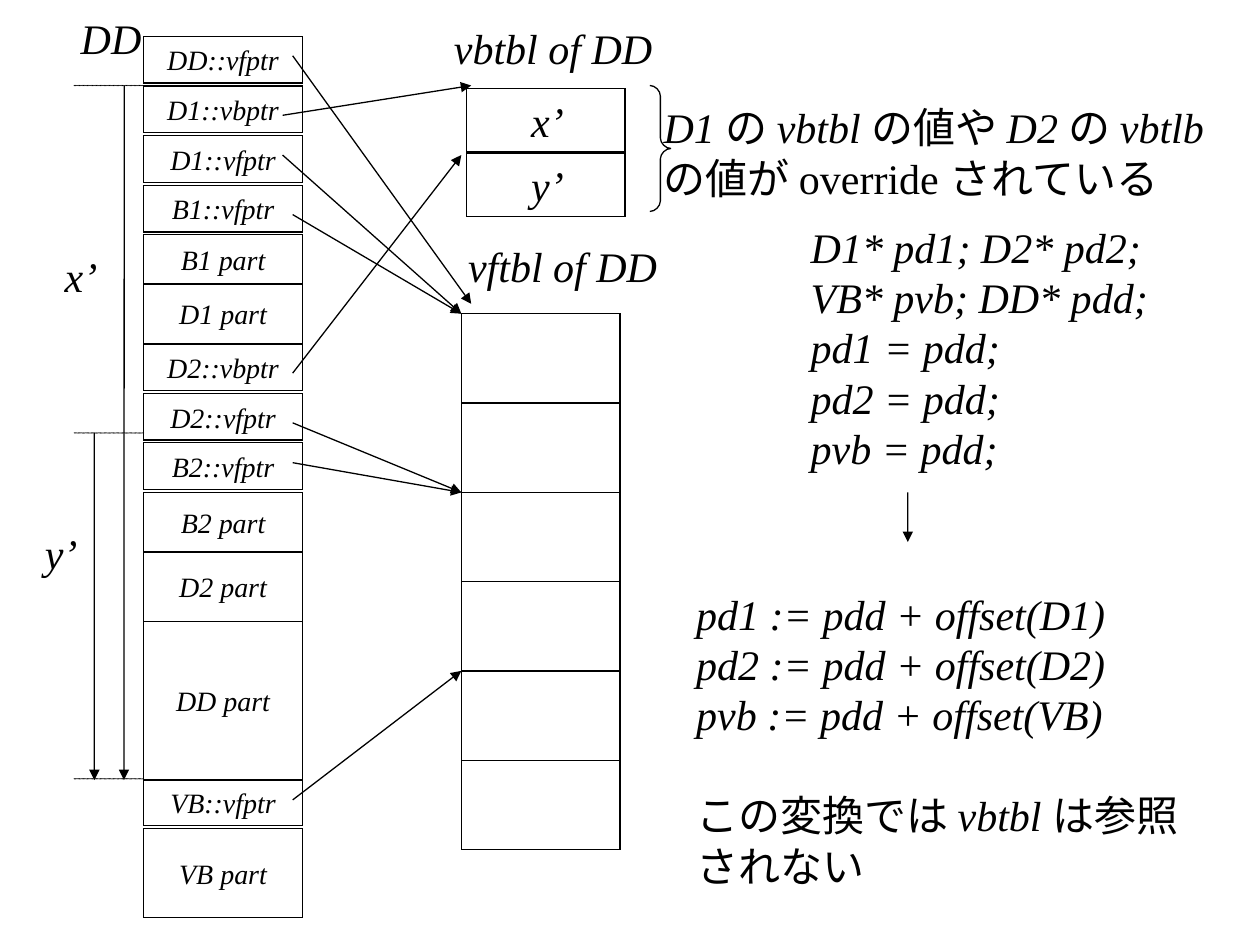
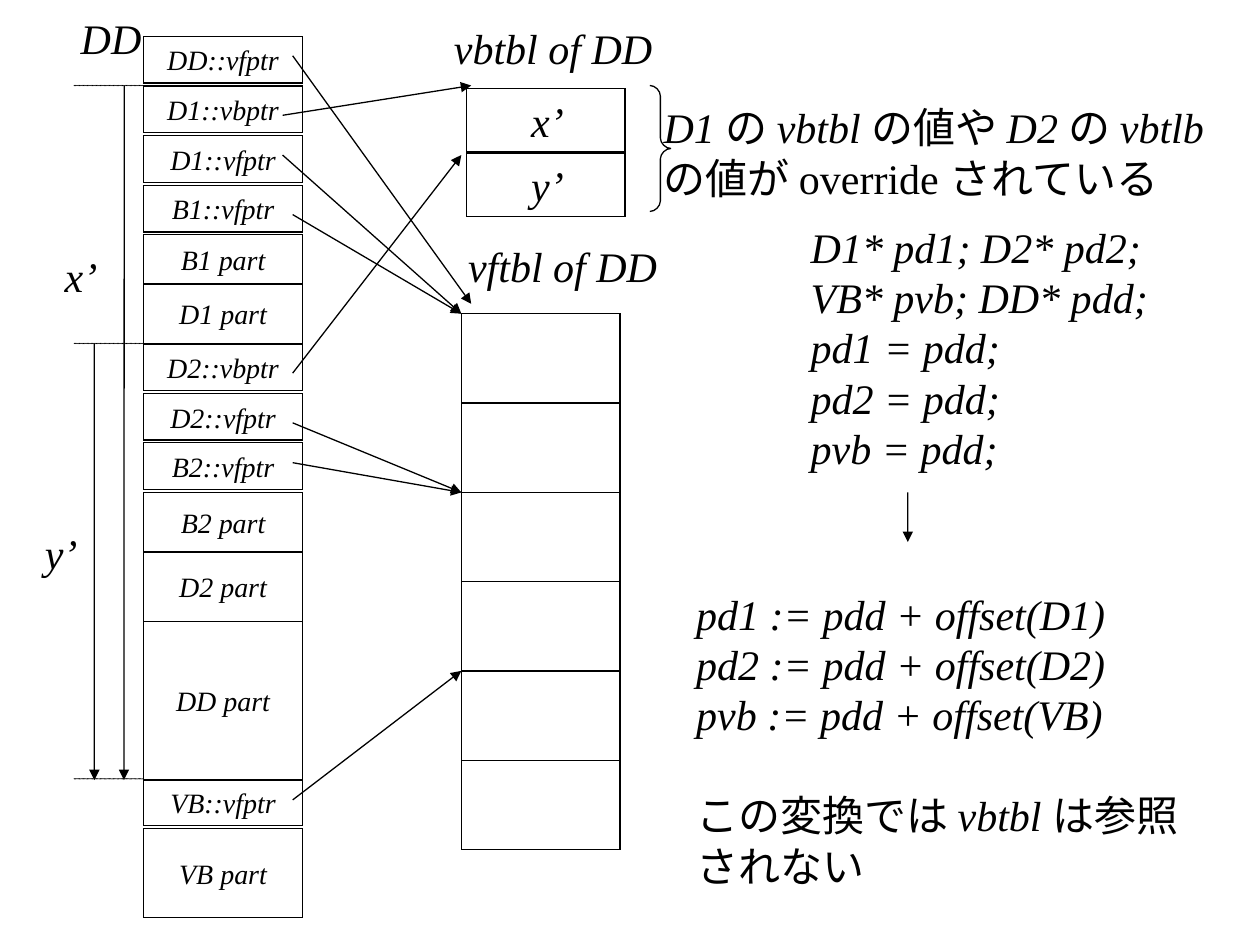
Before and after one commit to KeiHasegawa/cxx_doc, a slide deck: slide 7 of 06_2_derived.ppt. Drawn at 1260x945 pixels with LibreOffice and Linux fonts; fonts in the diff are those of the drawing. Boxes give left, top, right and bottom in pixels: in the first picture for what was removed or moved away, otherwise in the second. Text is boxed around its words. In the diff, an @@ line names an element or a change of style, - is before the commit and + after.

```diff
--- a/06_2_derived.ppt
+++ b/06_2_derived.ppt
@@ line moved from (74, 433) - (144, 433) to (74, 344) - (144, 344) @@
@@ arrow moved from (94, 433) - (94, 780) to (94, 344) - (94, 780) @@
```
Also in this commit, not shown: 1 other file.
